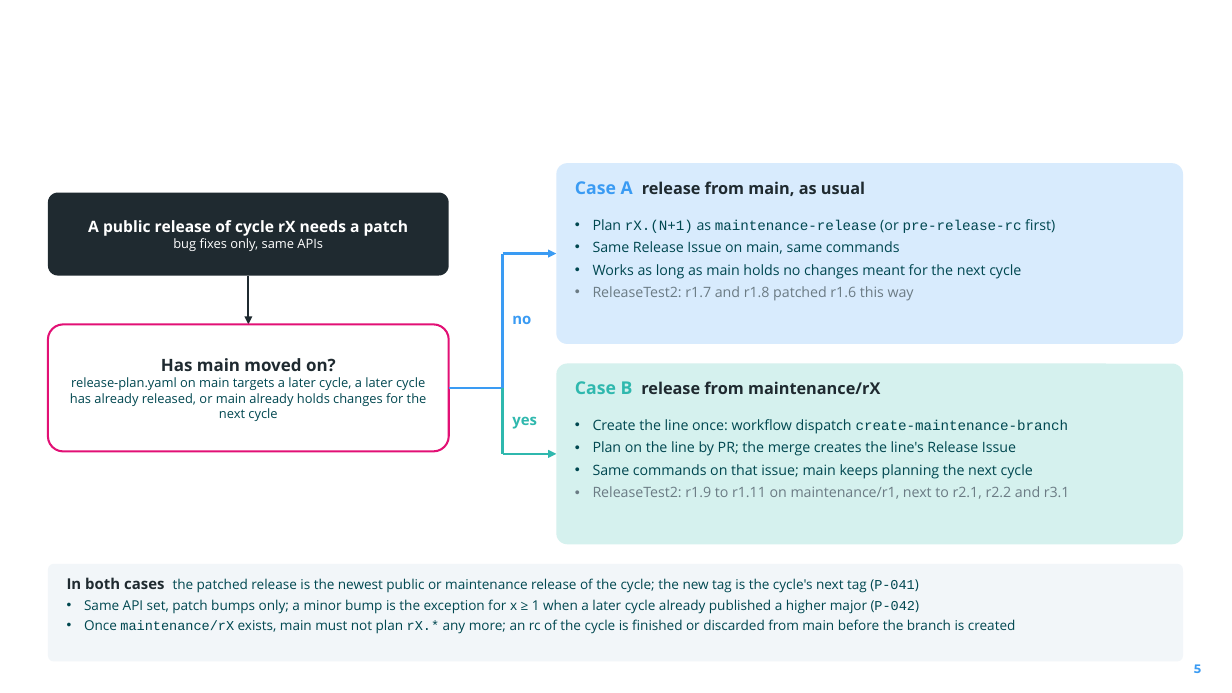
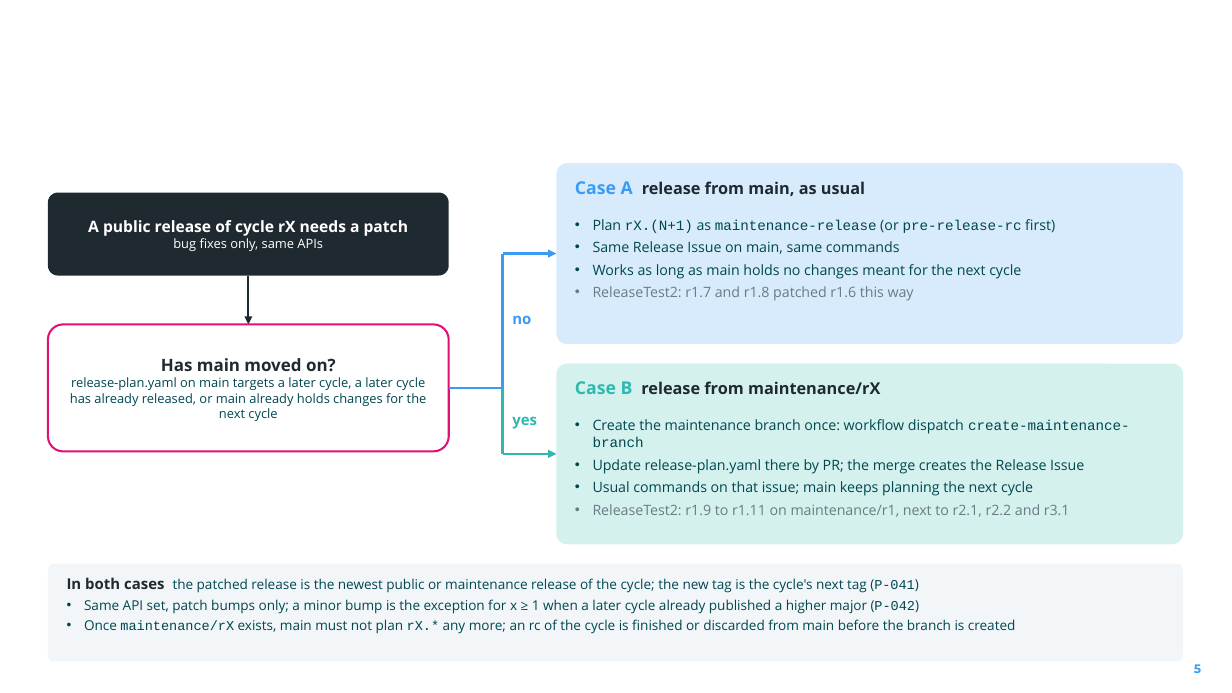
Before and after one commit to camaraproject/ReleaseManagement, a slide deck: slide 5 of documentation/SupportingDocuments/2026-10-27_CAMARA_Release_Process_Refactor_Update.pptx. Drawn at 1232x693 pixels with LibreOffice and Linux fonts; fonts in the diff are those of the drawing; background and template pictures are left out. Boxes give left, top, right and bottom in pixels: in the first picture for what was removed or moved away, otherwise in the second. Text is boxed around its words. In the diff, an @@ line names an element or a change of style, - is before the commit and + after.

```diff
--- a/documentation/SupportingDocuments/2026-10-27_CAMARA_Release_Process_Refactor_Update.pptx
+++ b/documentation/SupportingDocuments/2026-10-27_CAMARA_Release_Process_Refactor_Update.pptx
@@ text at (x1=593, y1=419, x2=1130, y2=496): text changed @@
-• Create the line once: workflow dispatch create-maintenance-branch
-• Plan on the line by PR; the merge creates the line's Release Issue
-• Same commands on that issue; main keeps planning the next cycle
+• Create the maintenance branch once: workflow dispatch create-maintenance-branch
+• Update release-plan.yaml there by PR; the merge creates the Release Issue
+• Usual commands on that issue; main keeps planning the next cycle
```
Also in this commit, not shown: 12 other slides changed, 1 other file.
